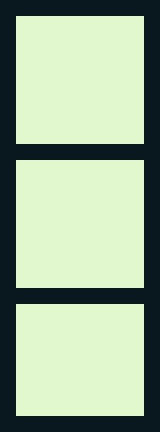
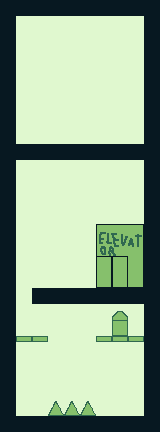
Layer changes from the first 160×432 image to the second:
added layer "Layer 3" above "Layer 2" over [80, 401, 96, 416]
added layer "Layer 2" above "Layer 1" over [64, 401, 80, 416]
added layer "Layer 1" above "Platform" over [48, 401, 64, 416]
added layer "Platform" above "Door" over [16, 336, 144, 342]
added layer "Door" above "Rectangle 1" over [112, 311, 128, 336]
added layer "Rectangle 1" above "Borders/Back" over [96, 224, 144, 288]
painted on "Borders/Back" over [16, 288, 32, 304]
